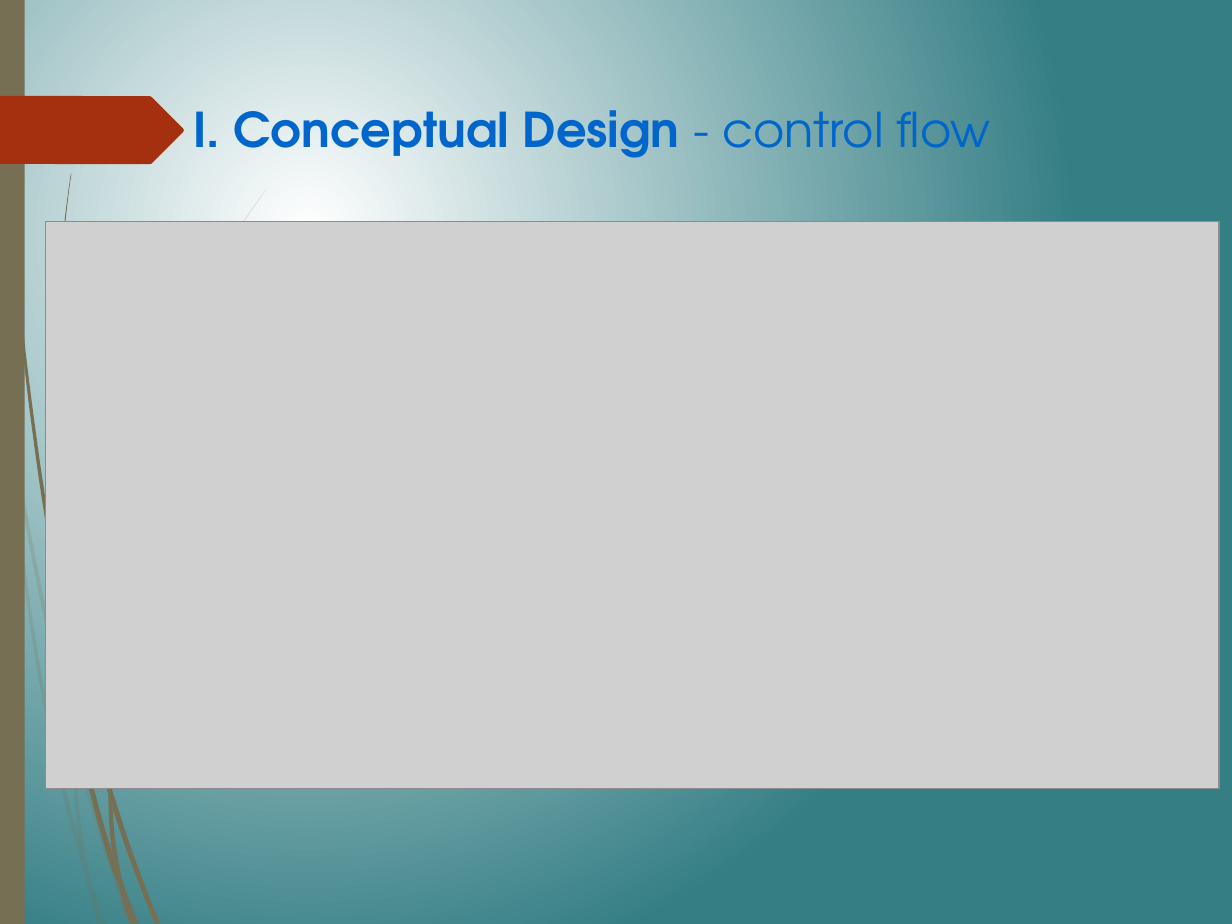
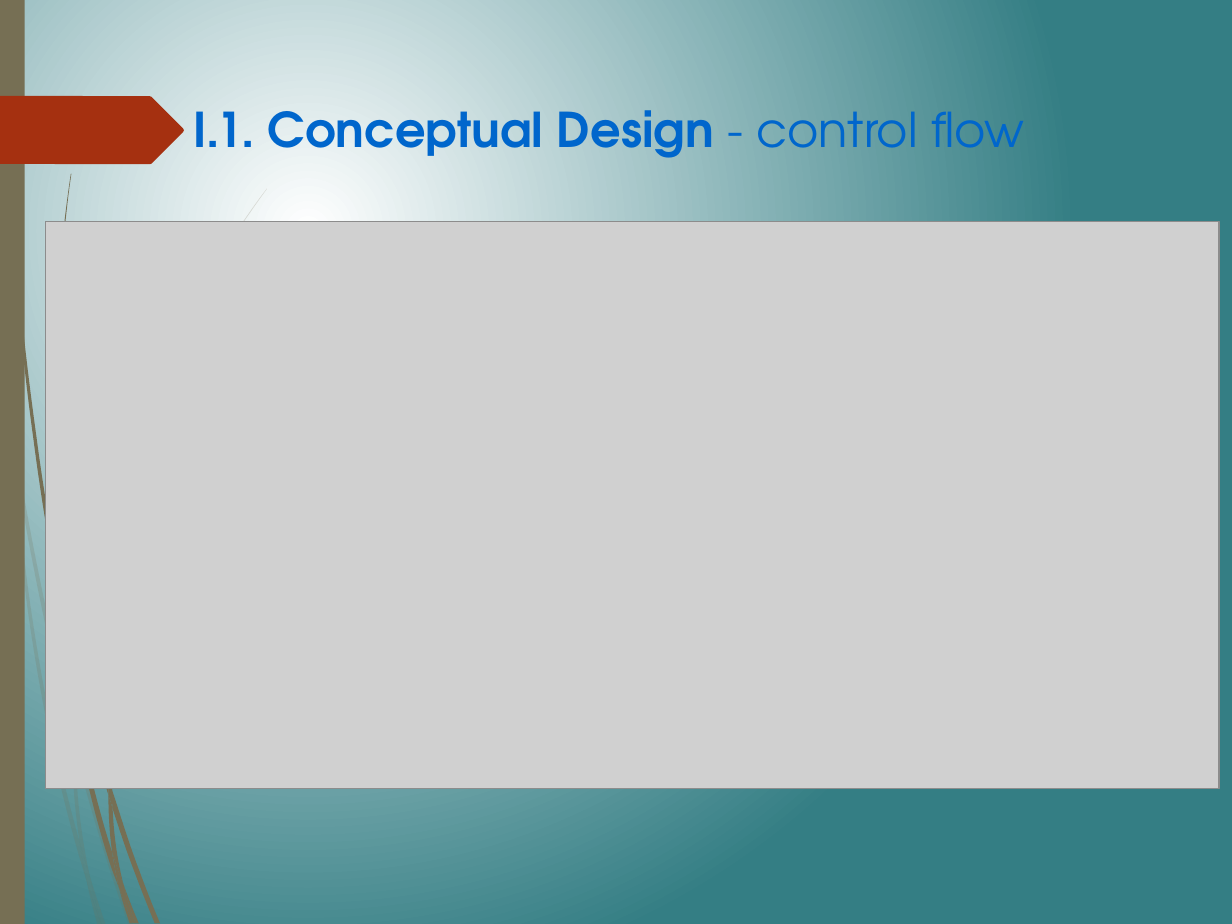
Before and after one commit to thanqminh/thanqminh.com, a slide deck: slide 5 of files/minh.pptx. Drawn at 1232x924 pixels with LibreOffice and Linux fonts; fonts in the diff are those of the drawing; grey boxes stand for pictures. Boxes give left, top, right and bottom in pixels: in the first picture for what was removed or moved away, otherwise in the second. Text is boxed around its words. In the diff, an @@ line names an element or a change of style, - is before the commit and + after.

```diff
--- a/files/minh.pptx
+++ b/files/minh.pptx
@@ text at <box>194,110,1024,158</box>: text changed @@
-I. Conceptual Design - control flow
+I.1. Conceptual Design - control flow
```
Also in this commit, not shown: 11 other slides changed, 1 slide added.
